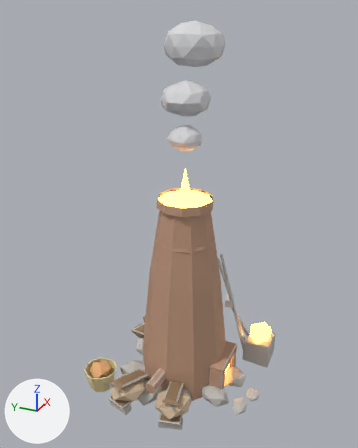
What one commit did to the glTF model assets/3d/models/asset_bloomery_lit.glb.
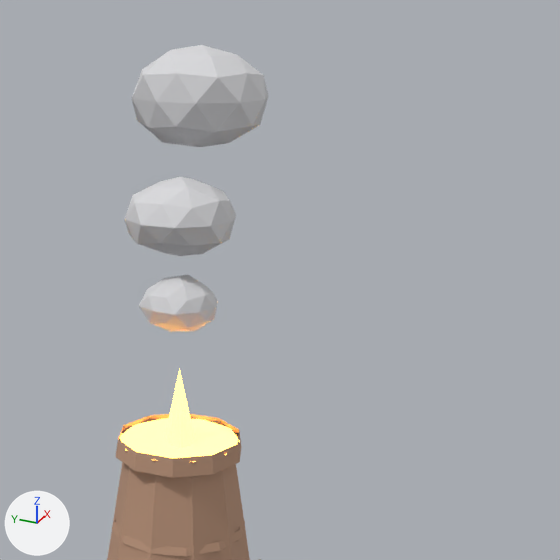
Old and new are each drawn whole from a camera (50 mm lens) standing at (-3.98, -1.73, 3.78) and looking at (-0.01, 0.06, 1.79) and again close up on the part from 29% to 100% of the width and 0% to 57% of the height. Every picture has the same lights, and +X, +Y and +Z are marked at lower left. The older version's two pictures come first.

In view in the first close-up: 'asset_bloomery_lit'.
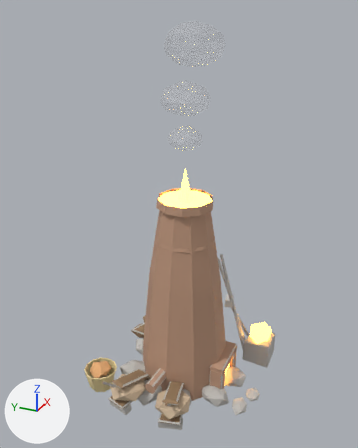
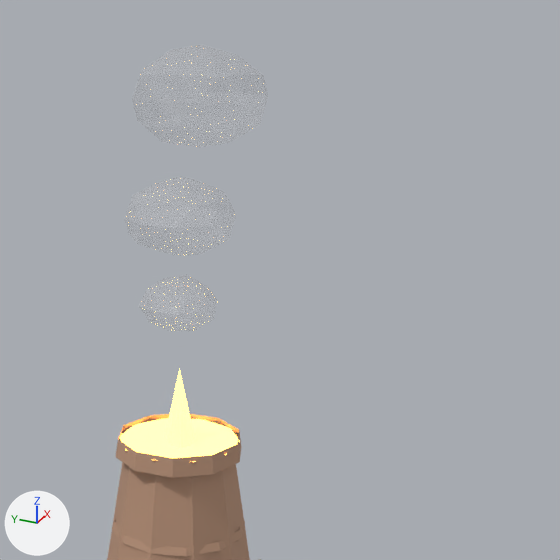
What differs and where, as boxes [x1, y1, x2, y2] in the close-ups (560 x 560 px):
'asset_bloomery_lit', surface changed
    both: [125, 45, 268, 437]

Edits to the bpy script that builds the scene:
```text
Change mat_snow:
    mat_snow.alpha: 1.0 -> 0.16
```
